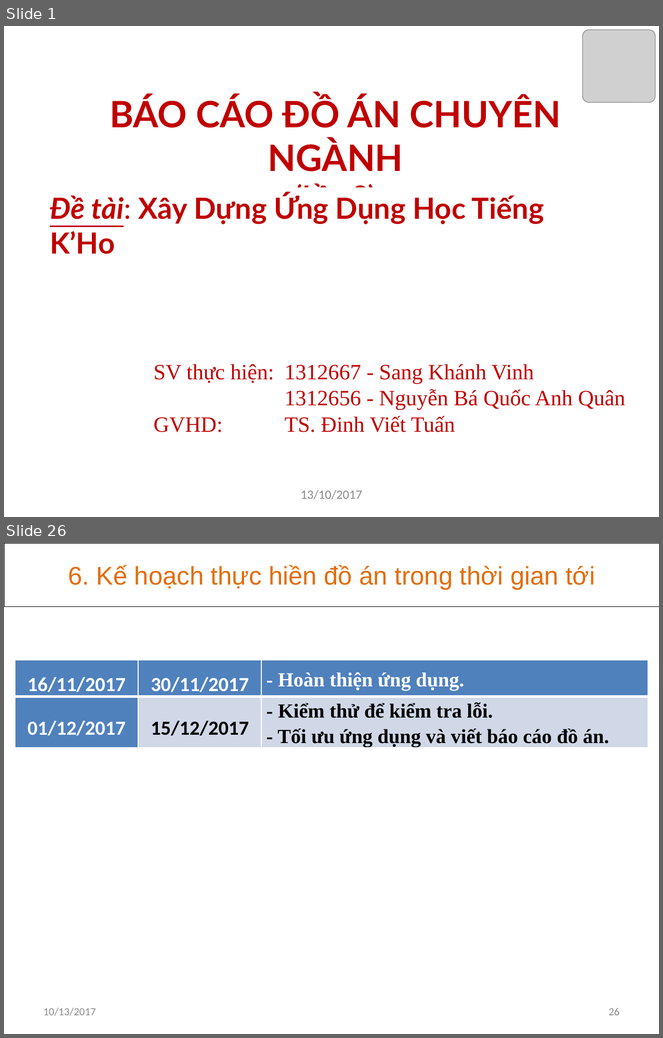
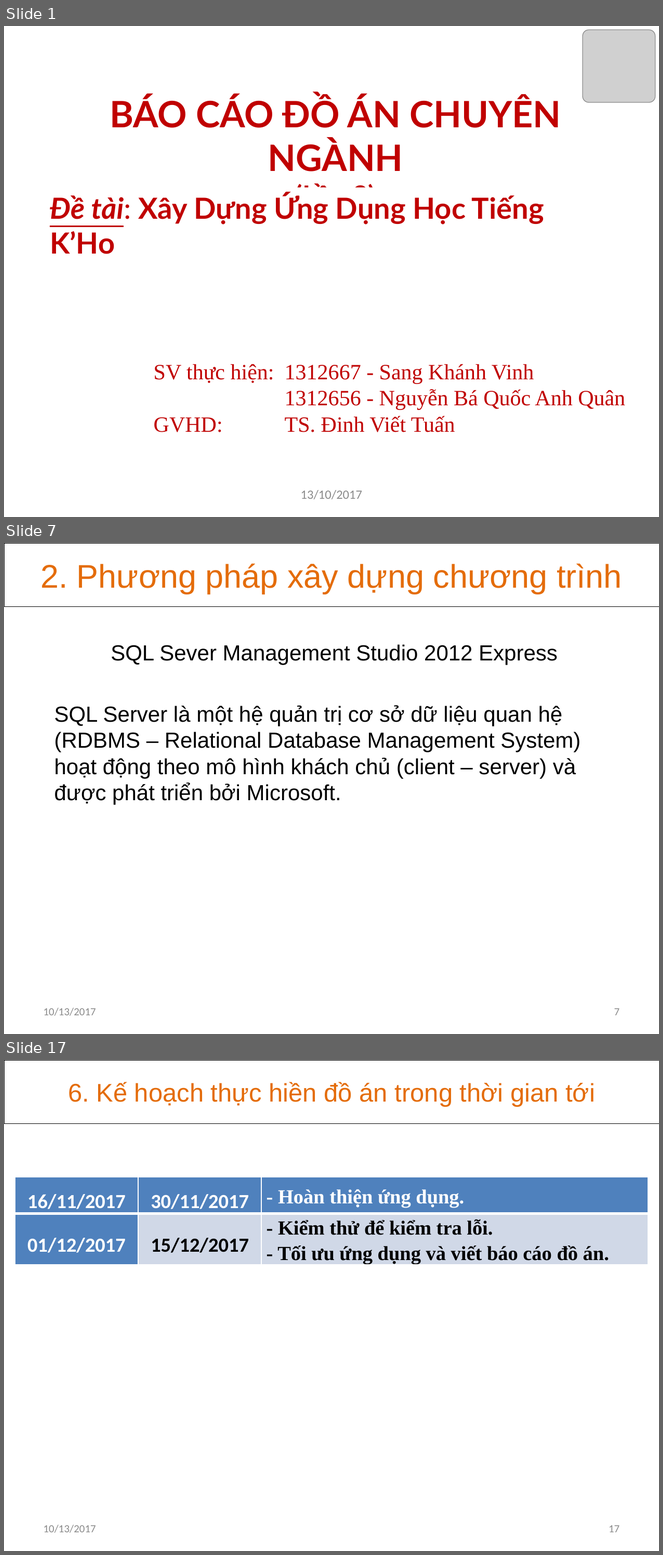
Before and after one commit to khanhvinhit/Do-An, a slide deck: THESIS/DACN_UD_Hoc_KHo_CTK37_BaoCao_D2.pptx. Shown one above the other, each under a label of ours: slides 1 and 26 before the commit, slides 1, 7 and 17 after it; the slides between them are not shown. The pictures are 663x1038 and 663x1555 pixels, drawn with LibreOffice and Linux fonts; fonts in the diff are those of the drawing; grey boxes stand for pictures. Boxes give left, top, right and bottom in pixels: in the first picture for what was removed or moved away, otherwise in the second. Text is boxed around its words. In the diff, an @@ line names an element or a change of style, - is before the commit and + after.

```diff
--- a/THESIS/DACN_UD_Hoc_KHo_CTK37_BaoCao_D2.pptx
+++ b/THESIS/DACN_UD_Hoc_KHo_CTK37_BaoCao_D2.pptx
@@ slide 7 added at [4,543,659,1034], background #FFFFFF @@
@@ rectangle added at [4,543,659,606], outline #000000 0.25 pt, 36 pt, text #E46C0A @@
+2. Phương pháp xây dựng chương trình
@@ subtitle added at [54,644,581,805], 24 pt, text #000000 @@
+SQL Sever Management Studio 2012 Express
+SQL Server là một hệ quản trị cơ sở dữ liệu quan hệ (RDBMS – Relational Database Management System) hoạt động theo mô hình khách chủ (client – server) và được phát triển bởi Microsoft.
@@ text added at [44,1008,96,1016], 12 pt, text #8C8C8C @@
+10/13/2017
@@ page number added at [614,1008,620,1016], 12 pt, text #8C8C8C @@
+7
@@ what was slide 26 is now slide 17 @@
@@ page number at [609,1525,620,1533]: text changed @@
-26
+17
```
Also in this commit, not shown: 9 slides changed, 5 other slides added, 15 slides removed, 1 other file.
